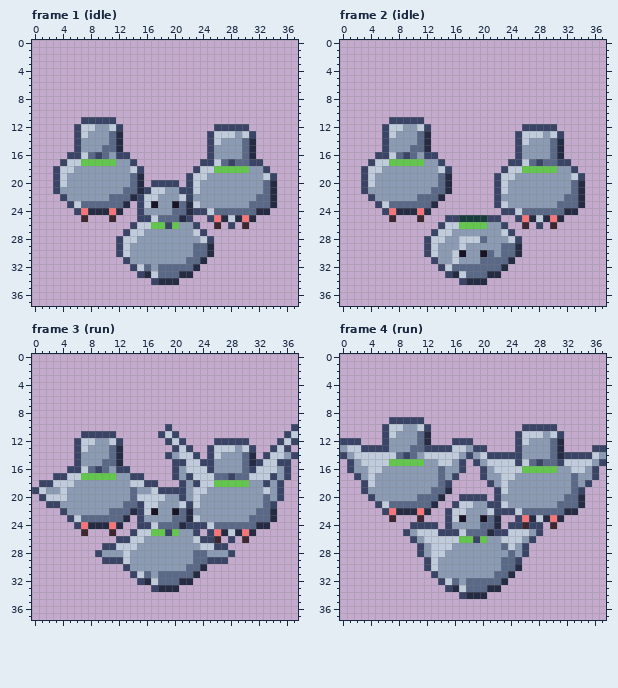
Pixel-art file -- art/animals/chase-pigeons.aseprite. This is how it looked before the edit.
38x38 pixels, 10 frames. Shown: frame 1 (idle), frame 2 (idle), frame 3 (run), frame 4 (run). The commit also changed other frames, which this record leaves out.
New version:
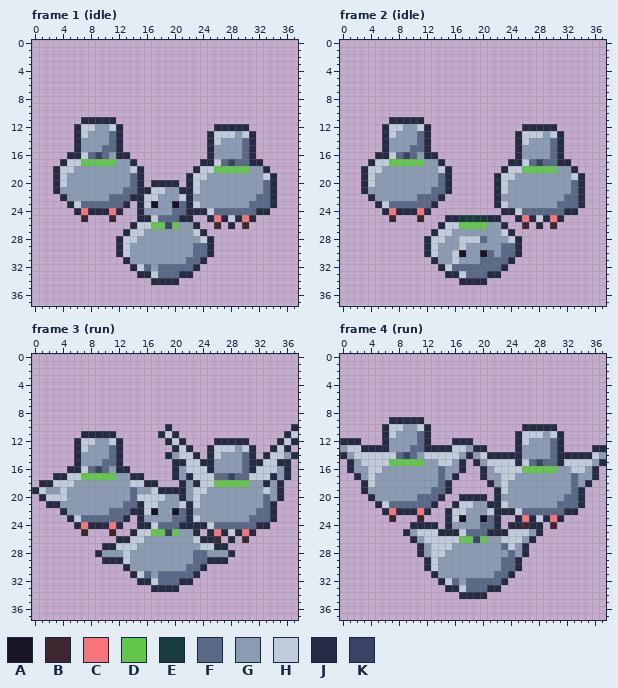
Palette (. is transparent): A #181425  B #3e2731  C #f6757a  D #63c74d  E #193c3e  F #5a6988  G #8b9bb4  H #c0cbdc  J #262b44  K #3a4466
From old to new:
Changed rows in their new state; - is an unchanged pixel.
Frame 1 (idle):
first column x 3:
11 ----JJJJJ-----------------------
12 ---J-----J-------------JJJJJ----
13 ---J------------------J-----J---
14 ---J------------------J---------
15 ---J------------------J---------
16 --JJ-----JJ-----------J---------
17 -J---------J---------JJ-----JJ--
18 J-----------J-------J---------J-
19 J------------------J-----------J
20 J-------------JJJJ-J------------
21 J------------J----JJ------------
22 -J----------J------J------------
23 --J---------J-------------------
24 ---J--------J-------JJ----------
25 ------------JJ-----J--J---------
26 -----------J--------J----J------
27 ----------J----------J----------
28 ---------J------------J---------
29 ---------J----------------------
30 ---------J----------------------
31 ----------J---------------------
32 -----------J--------------------
33 ------------J-------------------
34 --------------J-----------------
Frame 2 (idle):
first column x 3:
11 ----JJJJJ-----------------------
12 ---J-----J-------------JJJJJ----
13 ---J------------------J-----J---
14 ---J------------------J---------
15 ---J------------------J---------
16 --JJ-----JJ-----------J---------
17 -J---------J---------JJ-----JJ--
18 J-----------J-------J---------J-
19 J------------------J-----------J
20 J------------------J------------
21 J------------------J------------
22 -J-----------------J------------
23 --J----------------J------------
24 ---J----------------JJ----------
25 ------------JJ----JJ--J---------
26 -----------J--------J----J------
27 ----------J----------J----------
28 ---------J------------J---------
29 ---------J----------------------
30 ---------J----------------------
31 ----------J---------------------
32 -----------J--------------------
33 ------------J-------------------
34 --------------J-----------------
Frame 3 (run):
first column x 0:
10 -------------------J-----------------J
11 -------JJJJJ------J-J---------------J-
12 ------J-----J------J-J----JJJJJ----J-J
13 ------J-------------J-J--J-----J--J-J-
14 ------J------------J---J-J-------J---J
15 ------J-------------JJ--JJ------J--JJ-
16 -----JJ-----JJ------J----J-----J----J-
17 ---JJ---------JJ----J-J-----------J-J-
18 -JJ-------------JJ---J-J---------J-J--
19 J-----------------JJJJ-------------J--
20 -J-------------------J-------------J--
21 --JJ-----------J------J-----------J---
22 ----J----------J----------------------
23 -----J---------J----------------------
24 ------J--------JJ-----JJJ-------------
25 --------------J--------J-J------------
26 ------------JJ----------JJ--J---------
27 ----------JJ--------------JJ----------
28 ---------J------------------J---------
29 ----------JJJ------------JJJ----------
30 -------------J------------------------
31 --------------J-----------------------
32 ---------------J----------------------
33 -----------------J--------------------
Frame 4 (run):
first column x 0:
 9 -------JJJJJ--------------------------
10 ------J-----J-------------JJJJJ-------
11 ------J------------------J-----J------
12 JJJ---J---------JJJ------J------------
13 ---JJJJ-----JJJJ---JJ----J----------JJ
14 J-----------------J--JJJJJ------JJJJ--
15 -J---------------J-J-----J-----J-----J
16 -J---------------J--J---------------J-
17 --J-------------J---J---------------J-
18 ---J-----------J-----J-------------J--
19 ---J------------------J-----------J---
20 ----J------------JJJJ-J---------------
21 -----J----------J----JJ---------------
22 ------J--------J------JJJ-------------
23 ---------------J---------J------------
24 ----------JJJJ-J--------JJ-JJ---------
25 ---------J----JJJ-----JJ----J---------
26 ----------J----------------J----------
27 -----------J--------------J-----------
28 -----------J--------------J-----------
29 ------------J------------J------------
30 ------------J-------------------------
31 -------------J------------------------
32 --------------J-----------------------
33 ---------------J----------------------
34 -----------------J--------------------
Where, in picture pixels (left, top, right, bottom), the same in both pictures:
changed: (53, 117, 277, 285)
changed: (361, 117, 452, 215)
changed: (487, 124, 585, 243)
changed: (424, 215, 466, 285)
changed: (32, 424, 298, 592)
changed: (340, 417, 606, 599)
